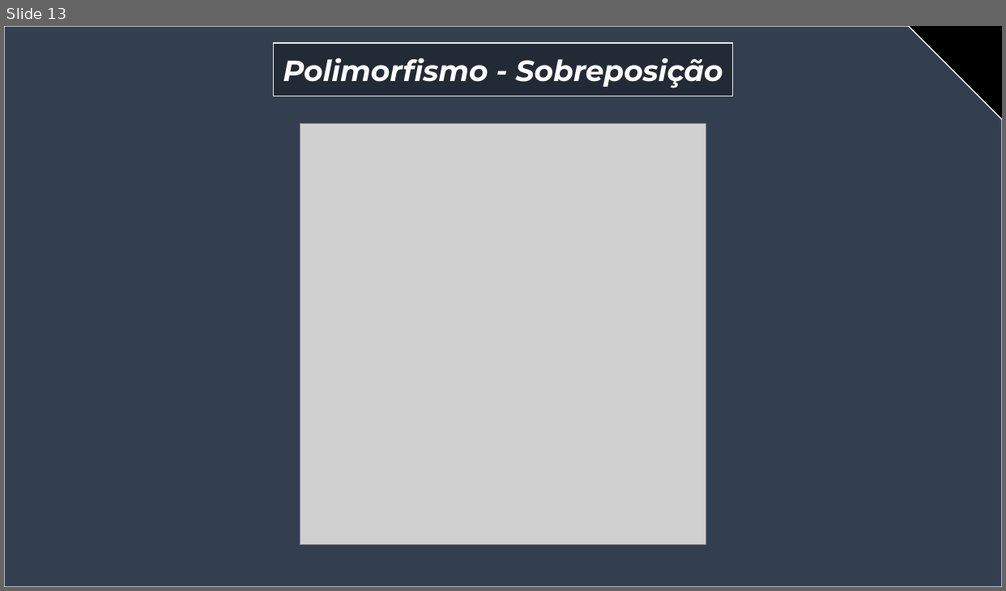
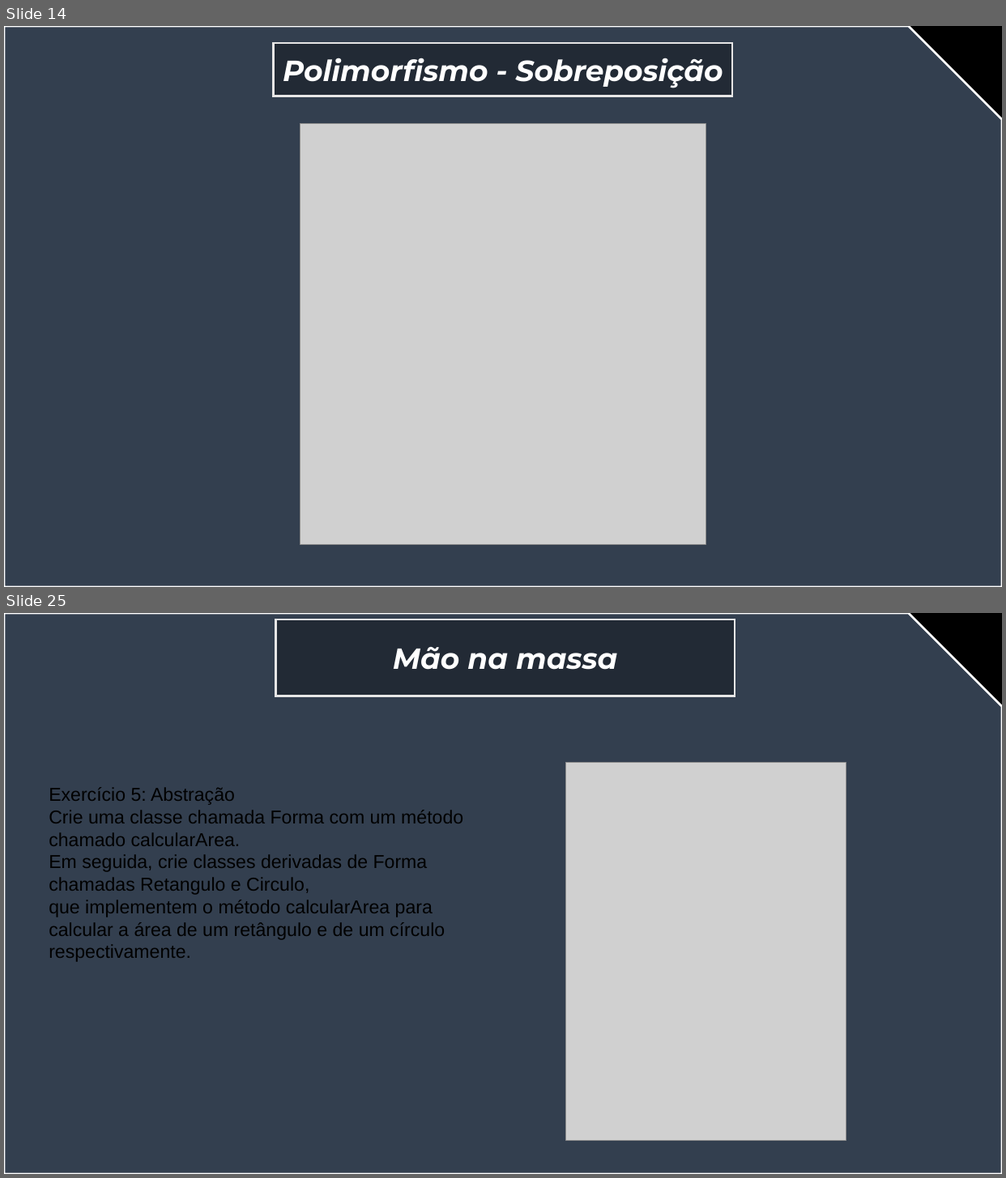
Before and after one commit to jorgevendramini/Aula_OOP, a slide deck: slide aula invertida atualizado(1).pptx. Shown one above the other, each under a label of ours: slide 13 before the commit, slides 14 and 25 after it; the slides between them are not shown. The pictures are 1006x591 and 1006x1178 pixels, drawn with LibreOffice and Linux fonts; fonts in the diff are those of the drawing; grey boxes stand for pictures. Boxes give left, top, right and bottom in pixels: in the first picture for what was removed or moved away, otherwise in the second. Text is boxed around its words. In the diff, an @@ line names an element or a change of style, - is before the commit and + after.

```diff
--- a/slide aula invertida atualizado(1).pptx
+++ b/slide aula invertida atualizado(1).pptx
@@ slide 25 added at <box>4,613,1002,1174</box>, background #000000 @@
@@ snip rect added at <box>4,613,1002,1174</box>, fill #333F50, outline #FFFFFF 2 pt @@
@@ rectangle added at <box>275,619,735,696</box>, fill #222A35, outline #E7E6E6 2 pt, 28 pt, text #FFFFFF, bold, italic @@
+Mão na massa
@@ picture added at <box>566,763,846,1141</box> @@
@@ text added at <box>49,787,463,962</box>, 18 pt, text #000000 @@
+Exercício 5: Abstração
+Crie uma classe chamada Forma com um método chamado calcularArea.
+Em seguida, crie classes derivadas de Forma chamadas Retangulo e Circulo,
+que implementem o método calcularArea para calcular a área de um retângulo e de um círculo respectivamente.
@@ what was slide 13 is now slide 14 @@
@@ slide 14 changed as well @@
@@ snip rect at <box>4,26,1002,587</box>: outline #FFFFFF 1 pt to #FFFFFF 2 pt; proportions changed @@
```
Also in this commit, not shown: 12 other slides changed, 11 other slides added.
